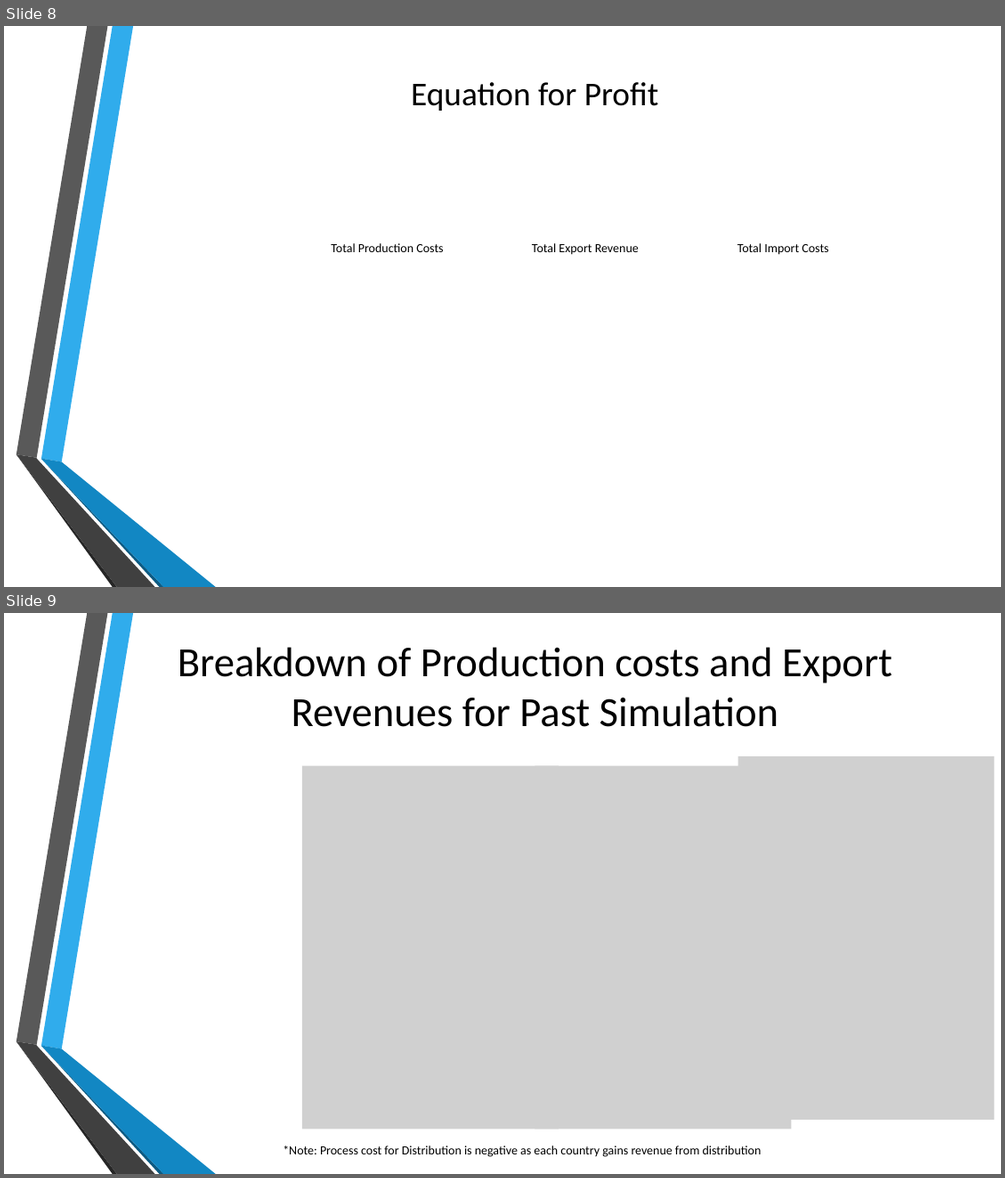
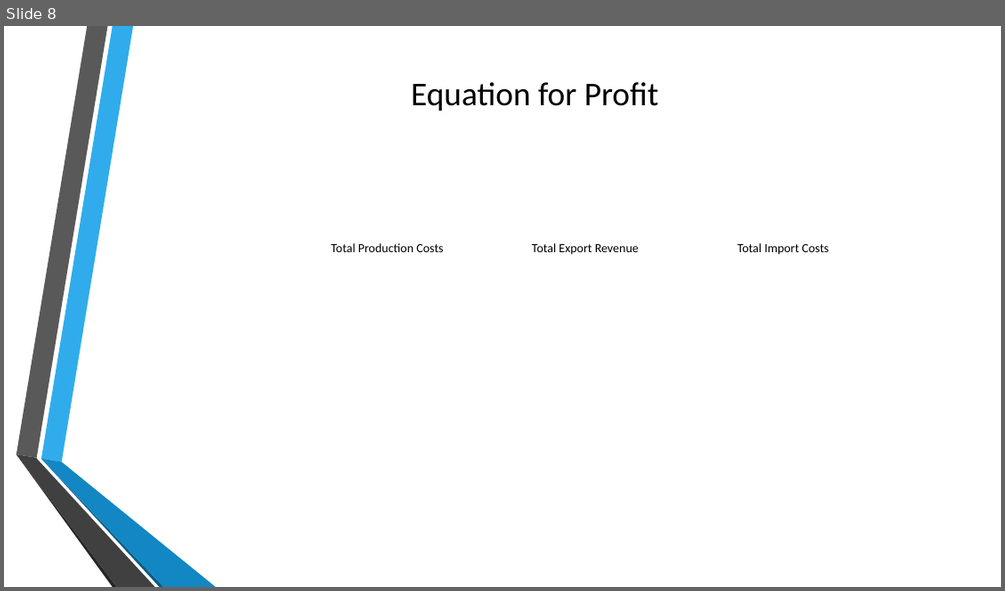
Before and after one commit to sheenest/SMA-Global-Semiconductor-Supply-Chain-Simulation, a slide deck: illustration_slides.pptx. Shown one above the other, each under a label of ours: slides 8 and 9 before the commit, slide 8 after it. The pictures are 1005x1178 and 1005x591 pixels, drawn with LibreOffice and Linux fonts; fonts in the diff are those of the drawing; grey boxes stand for pictures; background and template pictures are left out. Boxes give left, top, right and bottom in pixels: in the first picture for what was removed or moved away, otherwise in the second. Text is boxed around its words. In the diff, an @@ line names an element or a change of style, - is before the commit and + after.

```diff
--- a/illustration_slides.pptx
+++ b/illustration_slides.pptx
@@ slide 9 removed at (4,613,1001,1174), background picture (left out); not listed: 6 template elements that a slide beside it also shows @@
@@ title removed at (178,647,892,727) @@
-Breakdown of Production costs and Export Revenues for Past Simulation
@@ picture removed at (302,765,558,1129) @@
@@ picture removed at (535,765,792,1129) @@
@@ picture removed at (738,756,995,1120) @@
@@ text removed at (283,1145,761,1157) @@
-*Note: Process cost for Distribution is negative as each country gains revenue from distribution
```
Also in this commit, not shown: 1 other slide removed.
